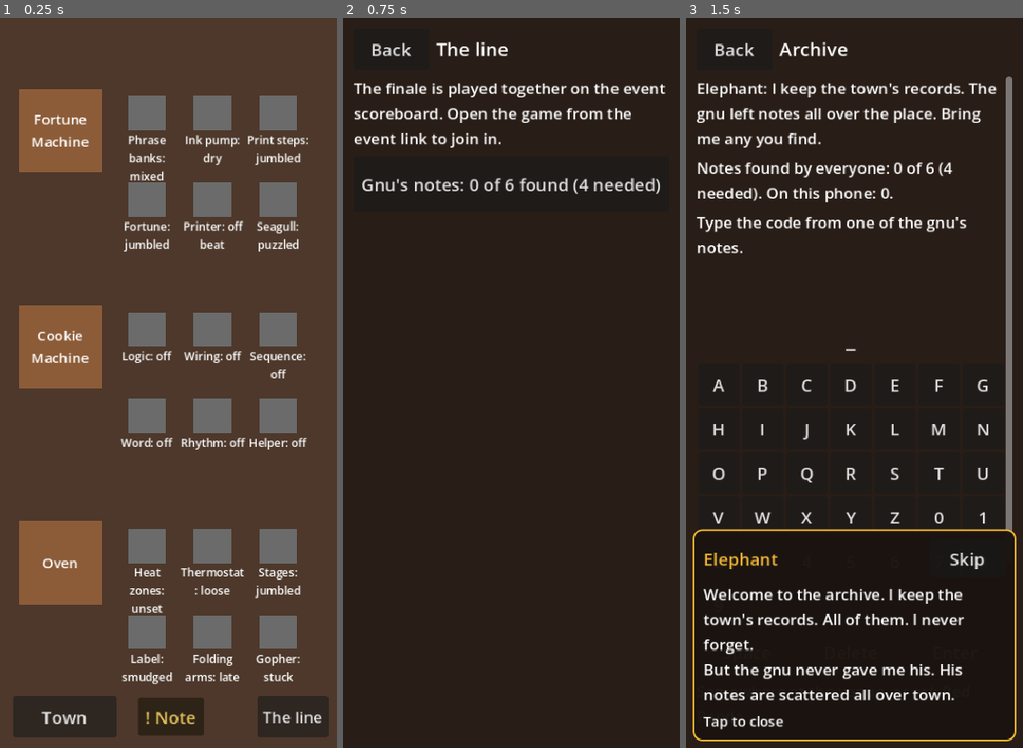
Above: before the commit, frames 1-3 (left to right).
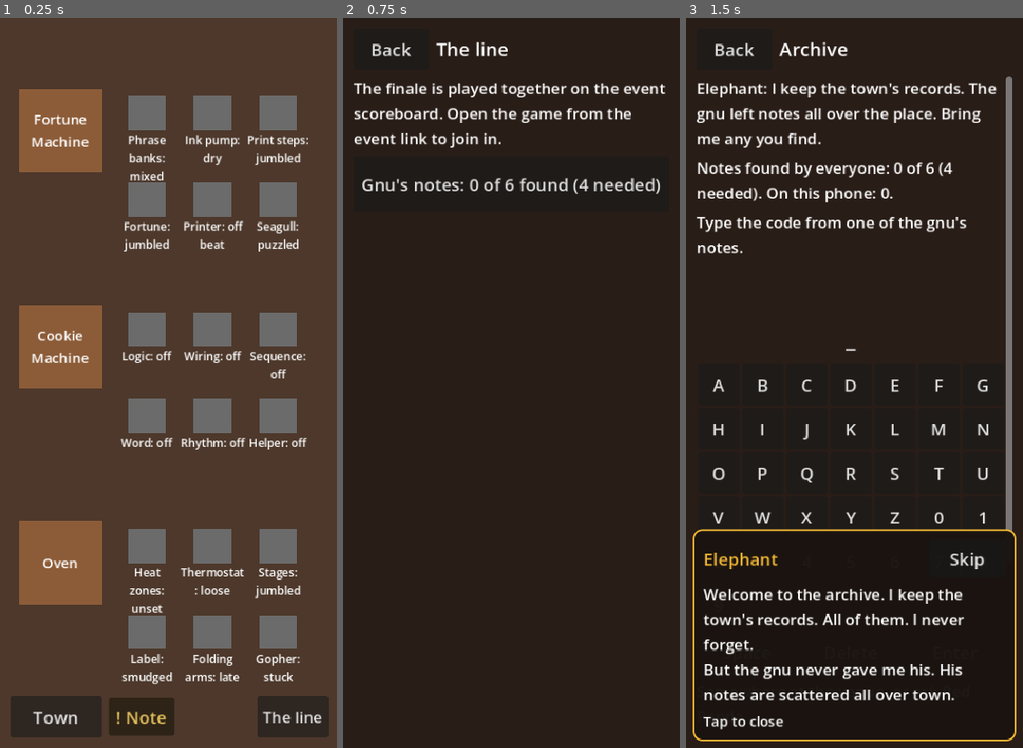
Above: after the commit, the same moments.

Repository: johnsonfarmsus/fortune-teahouse-puzzle
Game: Godot game, scene res://scenes/world/shop.tscn
Two runs of this game, one before a commit and one after it. Both use one fixed random seed, a clock stepped at 60 frames per second and the inputs below. This scene is started directly instead of the project's main scene.
Inputs:
- Up to frame 1 (0.25 s): no input
- Up to frame 2 (0.75 s): click "The line" at 0.5 s
- Up to frame 3 (1.5 s): click "Gnu's notes: 0 of 6 found (4 …" at 1.25 s

The runs differ from the first frame. In frame 1, 1.2% of the frame differs, in the area x 3-61%, y 92-99%; in frame 2, nothing differs; in frame 3, nothing differs.

Commit message:
Fix Shop marker overlap with "The line" button; keep big-screen footer visible
The answering-machine and counter markers moved between the (slightly
narrower) Town button and "The line" with 8 px clearance; a scene test checks
every Shop marker against every Button and Hotspot rect. The big-screen
footer is sticky so the AGPL source link stays on screen in S4.

Co-Authored-By: Claude Fable 5.1 <noreply@anthropic.com>
Claude-Session: https://claude.ai/code/session_01ENt446EQdZJ8g1mGgAdnAZ

Diff:
--- a/game/scenes/world/shop.gd
+++ b/game/scenes/world/shop.gd
@@ -2,12 +2,13 @@
 extends PlaceBase
 ## The gnu's shop. A tap on a machine hotspot opens its MachineView. Nothing
 ## here knows which machines exist: the scene's hotspots carry the ids. The
-## Gnu's notes for the shop (data `where` = "shop") sit along the bottom edge.
+## Gnu's notes for the shop (data `where` = "shop") sit along the bottom edge,
+## between the Town and "The line" buttons with at least 8 px to spare.
 
 ## Top-left corners (390x844) of the Gnu's notes, by piece id.
 const NOTE_POSITIONS := {
-	"gnu.town.shop_counter": Vector2(160, 786),
-	"gnu.town.answering_machine": Vector2(250, 786),
+	"gnu.town.shop_counter": Vector2(126, 786),
+	"gnu.town.answering_machine": Vector2(210, 786),
 }
 
 @onready var _town_button: Button = $TownButton
--- a/game/scenes/world/shop.tscn
+++ b/game/scenes/world/shop.tscn
@@ -165,11 +165,11 @@
 fixed_label = "Gopher: delivering"
 
 [node name="TownButton" type="Button" parent="."]
-offset_left = 15.0
+offset_left = 12.0
 offset_top = 784.0
-offset_right = 135.0
+offset_right = 118.0
 offset_bottom = 832.0
-custom_minimum_size = Vector2(120, 48)
+custom_minimum_size = Vector2(106, 48)
 focus_mode = 0
 text = "Town"
 
--- a/game/test/scene/test_story_hooks.gd
+++ b/game/test/scene/test_story_hooks.gd
@@ -511,6 +511,26 @@
 	assert_str(marker.text).is_equal("Note")
 
 
+func test_shop_markers_keep_8_px_from_every_button_and_hotspot() -> void:
+	var shop := await _shop()
+	# Show every marker so hidden, trigger-gated ones are checked too.
+	var markers: Array[Node] = shop.find_children("*", "StoryMarker", true, false)
+	assert_int(markers.size()).is_greater(0)
+	var obstacles: Array[Rect2] = []
+	for node in shop.find_children("*", "Button", true, false):
+		if not node is StoryMarker:
+			obstacles.append((node as Button).get_global_rect())
+	for node in shop.find_children("*", "Hotspot", true, false):
+		var hotspot := node as Hotspot
+		obstacles.append(Rect2(hotspot.global_position - Vector2(48, 48), Vector2(96, 96)))
+	assert_int(obstacles.size()).is_greater(3)
+	for node in markers:
+		var marker := node as StoryMarker
+		var rect := Rect2(marker.global_position, StoryMarker.SIZE).grow(8.0)
+		for obstacle in obstacles:
+			assert_bool(rect.intersects(obstacle)).override_failure_message("%s is within 8 px of %s" % [marker.piece_id, str(obstacle)]).is_false()
+
+
 func test_notes_that_wait_for_a_trigger_stay_hidden_until_it_holds() -> void:
 	var town := await _town()
 	var shop := await _shop()
Not shown, changed: server/static/bigscreen/index.html
